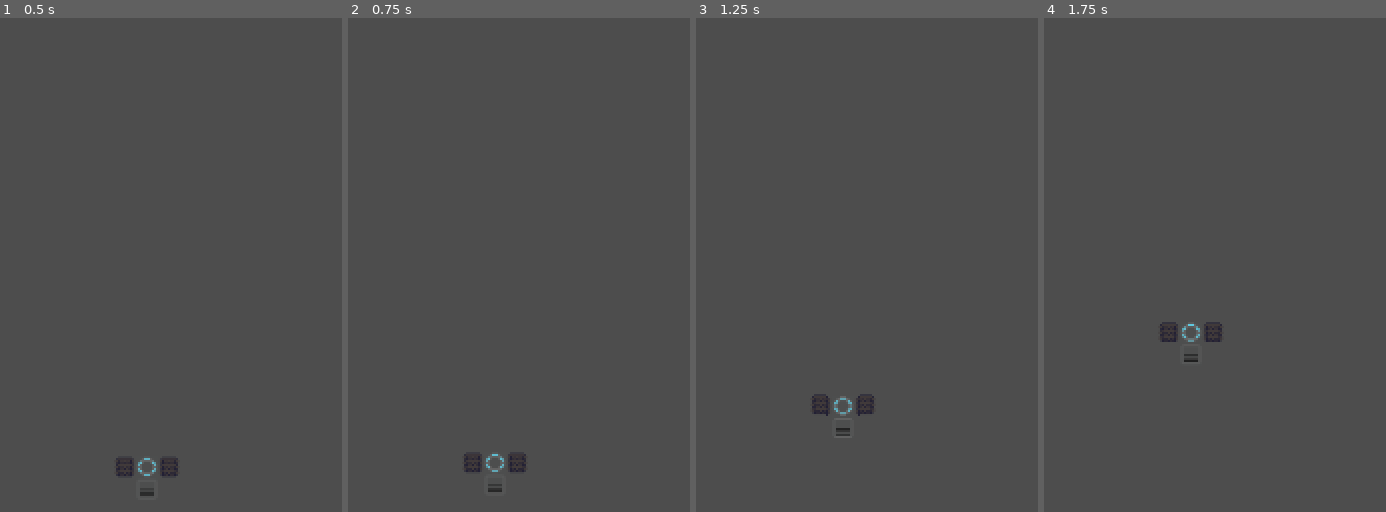
Above: before the commit, frames 1-4 (left to right).
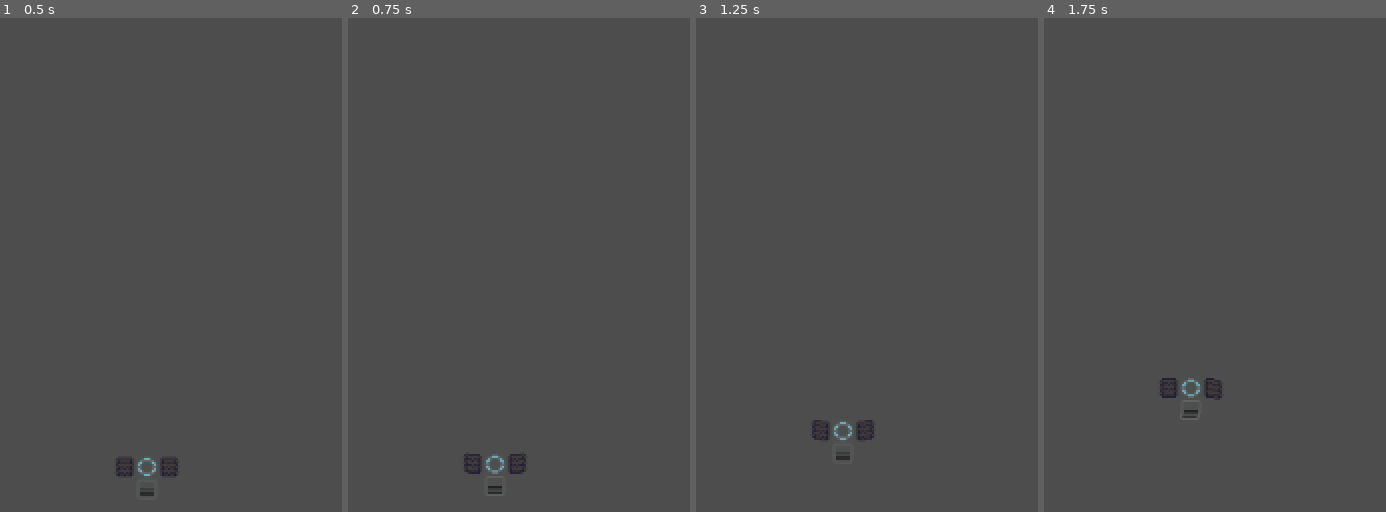
Above: after the commit, the same moments.

Repository: CaptEug/object703
Game: Godot game, scene res://testground.tscn
The game is run twice, just before and just after one commit, with the same random seed, the same clock (stepped at 60 frames per second) and the same inputs.
Inputs:
- Up to frame 1 (0.5 s): no input
- Up to frame 2 (0.75 s): tap Enter at 0.5 s; hold W (FORWARD) from 0.53 s (still down)
- Up to frame 3 (1.25 s): keep holding W (FORWARD)
- Up to frame 4 (1.75 s): release W (FORWARD) at 1.28 s; hold S (BACKWARD) from 1.28 s (still down)

Frame 1 is identical in both runs. In frame 2, 0.2% of the frame differs, in the area x 35-51%, y 88-97%; in frame 3, 0.7%; in frame 4, 0.7%, in the area x 33-53%, y 61-81%.

Commit message:
2025/5/25 20:23

Diff:
--- a/blocks/block.gd
+++ b/blocks/block.gd
@@ -1,12 +1,15 @@
 class_name Block
 extends RigidBody2D
 
-
 # Called when the node enters the scene tree for the first time.
 func _ready():
+	mass = get_weight()*100
 	pass # Replace with function body.
 
 
 # Called every frame. 'delta' is the elapsed time since the previous frame.
 func _process(delta):
 	pass
+
+func get_weight() -> float:
+	return 0.0
--- a/blocks/bridge.gd
+++ b/blocks/bridge.gd
@@ -1,11 +1,13 @@
 extends Block
 
 const HITPOINT:int = 100
-const WEIGHT:int = 2
+const WEIGHT: float = 2.0
 
+func get_weight() -> float:
+	return WEIGHT
 # Called when the node enters the scene tree for the first time.
 func _ready():
-	mass = WEIGHT
+	super._ready()
 	pass # Replace with function body.
 
 
--- a/blocks/engine.gd
+++ b/blocks/engine.gd
@@ -4,9 +4,11 @@
 const WEIGHT:int = 2
 var power:int = 200
 
+func get_weight() -> float:
+	return WEIGHT
 # Called when the node enters the scene tree for the first time.
 func _ready():
-	mass = WEIGHT
+	add_to_group("engines")
 	pass # Replace with function body.
 
 
--- a/blocks/track.gd
+++ b/blocks/track.gd
@@ -3,10 +3,14 @@
 const HITPOINT:int = 100
 const WEIGHT:int = 1
 var state:String
-var force:int = 10
+var force:int
+var state_force: Array = ['', 0]
+
+func get_weight() -> float:
+	return WEIGHT
 # Called when the node enters the scene tree for the first time.
 func _ready():
-	mass = WEIGHT
+	set_state_force('idle', 0)
 	pass # Replace with function body.
 
 
@@ -16,7 +20,18 @@
 	pass
 
 func _physics_process(delta):
-	if state == 'forward':
-		apply_impulse(Vector2.UP.rotated(rotation) * force)
-	if state == 'backward':
-		apply_impulse(Vector2.DOWN.rotated(rotation) * force)
+	if state_force[0] == 'forward':
+		apply_impulse(Vector2.UP.rotated(rotation) * state_force[1])
+	elif state_force[0] == 'backward':
+		apply_impulse(Vector2.DOWN.rotated(rotation) * state_force[1])
+
+func set_state_force(new_state: String, new_force: int):
+	state = new_state
+	force = new_force
+	state_force = [new_state, new_force]
+
+func _on_received_state_force_signal(state_force_signal):
+	if state_force_signal is Array and state_force_signal.size() >= 2:
+		set_state_force(state_force_signal[0], state_force_signal[1])
+	elif state_force_signal is Dictionary:
+		set_state_force(state_force_signal.get('state', ''), state_force_signal.get('force', 0))
--- a/vehicles/object_1.gd
+++ b/vehicles/object_1.gd
@@ -1,23 +1,13 @@
 extends Vehicle
 
-var total_power:int
-var total_weight:int
 
 # Called when the node enters the scene tree for the first time.
 func _ready():
-	$Track_left.state = ''
-	$Track_right.state = ''
-
+	total_power = self.get_total_engine_power()
 
 # Called every frame. 'delta' is the elapsed time since the previous frame.
 func _process(delta):
-	if Input.is_action_pressed("FORWARD"):  # Typically W key
-		$Track_left.state = 'forward'
-		$Track_right.state = 'forward'
-	elif Input.is_action_pressed("BACKWARD"):  # Typically S key
-		$Track_left.state = 'backward'
-		$Track_right.state = 'backward'
-	else:
-		$Track_left.state = ''
-		$Track_right.state = ''
+	super._process(delta)
+	$Track_left.set_state_force(move_state,total_power)
+	$Track_right.set_state_force(move_state,total_power)
 	pass
--- a/vehicles/vehicle.gd
+++ b/vehicles/vehicle.gd
@@ -1,7 +1,9 @@
 class_name Vehicle
 extends Node2D
 
-
+var move_state:String
+var total_power:float
+var total_weight:int
 # Called when the node enters the scene tree for the first time.
 func _ready():
 	pass # Replace with function body.
@@ -9,4 +11,27 @@
 
 # Called every frame. 'delta' is the elapsed time since the previous frame.
 func _process(delta):
+	print(total_power)
+	if Input.is_action_pressed("FORWARD"):
+		move_state = 'forward'
+	elif Input.is_action_pressed("BACKWARD"):
+		move_state = 'backward'
+	else:
+		move_state = 'idle'
 	pass
+
+func get_total_engine_power() -> float:
+	var total_power := 0.0
+	for engine in get_tree().get_nodes_in_group("engines"):
+		if engine.is_inside_tree() and is_instance_valid(engine):
+			total_power += engine.power
+	return total_power
+
+func update_tracks_state(delta):
+	if Input.is_action_pressed("FORWARD"):
+		move_state = 'forward'
+	elif Input.is_action_pressed("BACKWARD"):
+		move_state = 'backward'
+	else:
+		move_state = 'idle'
+	print(move_state)
Not shown, added: vehicles/object1.tscn9620283767.tmp
